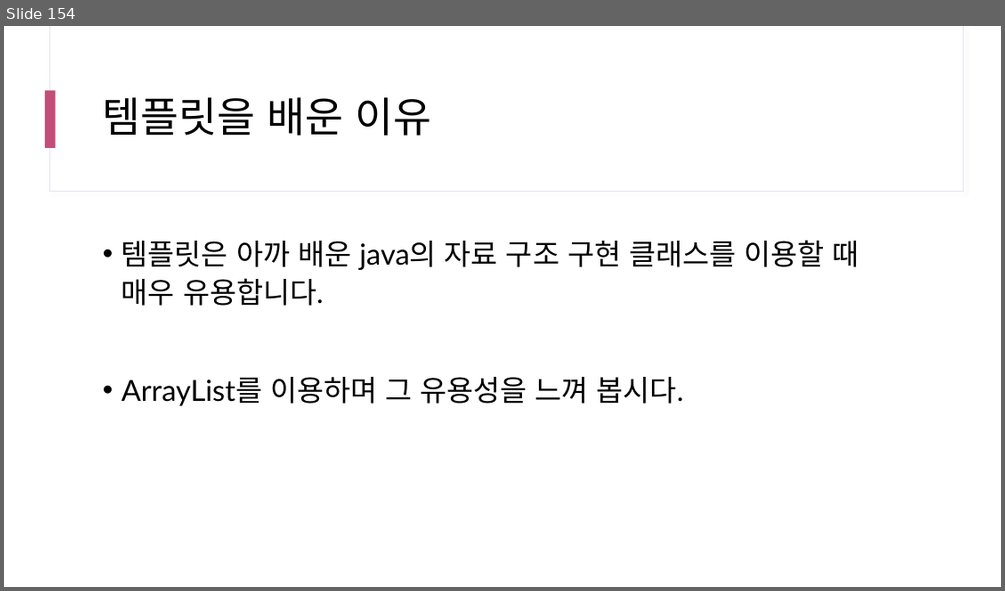
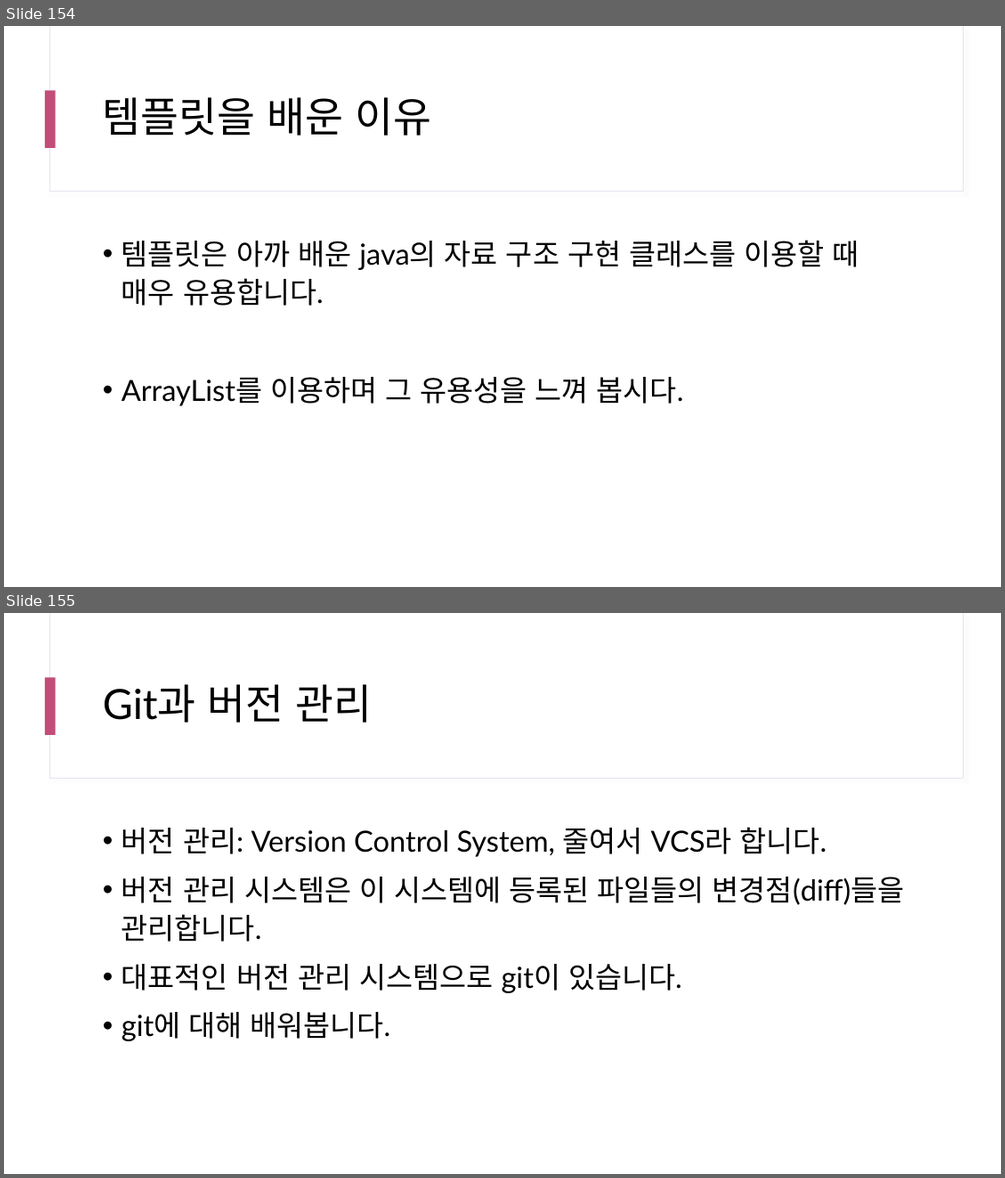
Before and after one commit to yhs0602/SPLIT_lecture_examples, a slide deck: docs/SPLIT 17차 Java.pptx. Shown one above the other, each under a label of ours: slide 154 before the commit, slides 154 and 155 after it. The pictures are 1005x591 and 1005x1178 pixels, drawn with LibreOffice and Linux fonts; fonts in the diff are those of the drawing. Boxes give left, top, right and bottom in pixels: in the first picture for what was removed or moved away, otherwise in the second. Text is boxed around its words. In the diff, an @@ line names an element or a change of style, - is before the commit and + after.

```diff
--- a/docs/SPLIT 17차 Java.pptx
+++ b/docs/SPLIT 17차 Java.pptx
@@ slide 155 added at (x1=4, y1=613, x2=1001, y2=1174), background #FFFFFF; not listed: 3 template elements that a slide beside it also shows @@
@@ title added at (x1=103, y1=684, x2=372, y2=722), 40 pt, text #000000 @@
+Git과 버전 관리
@@ text added at (x1=121, y1=827, x2=904, y2=1041), 28 pt, text #000000 @@
+• 버전 관리: Version Control System, 줄여서 VCS라 합니다.
+• 버전 관리 시스템은 이 시스템에 등록된 파일들의 변경점(diff)들을 관리합니다.
+• 대표적인 버전 관리 시스템으로 git이 있습니다.
+• git에 대해 배워봅니다.
```
Also in this commit, not shown: 3 other slides added, 1 other file.
